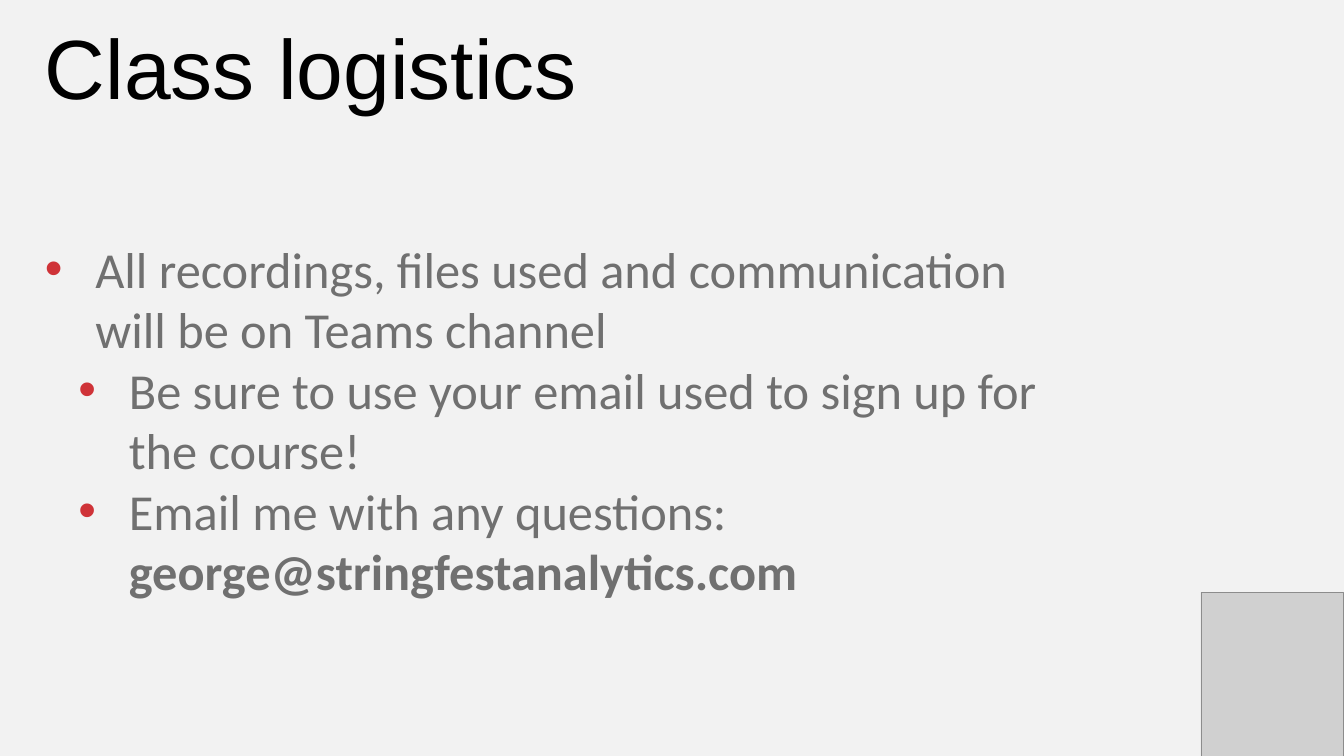
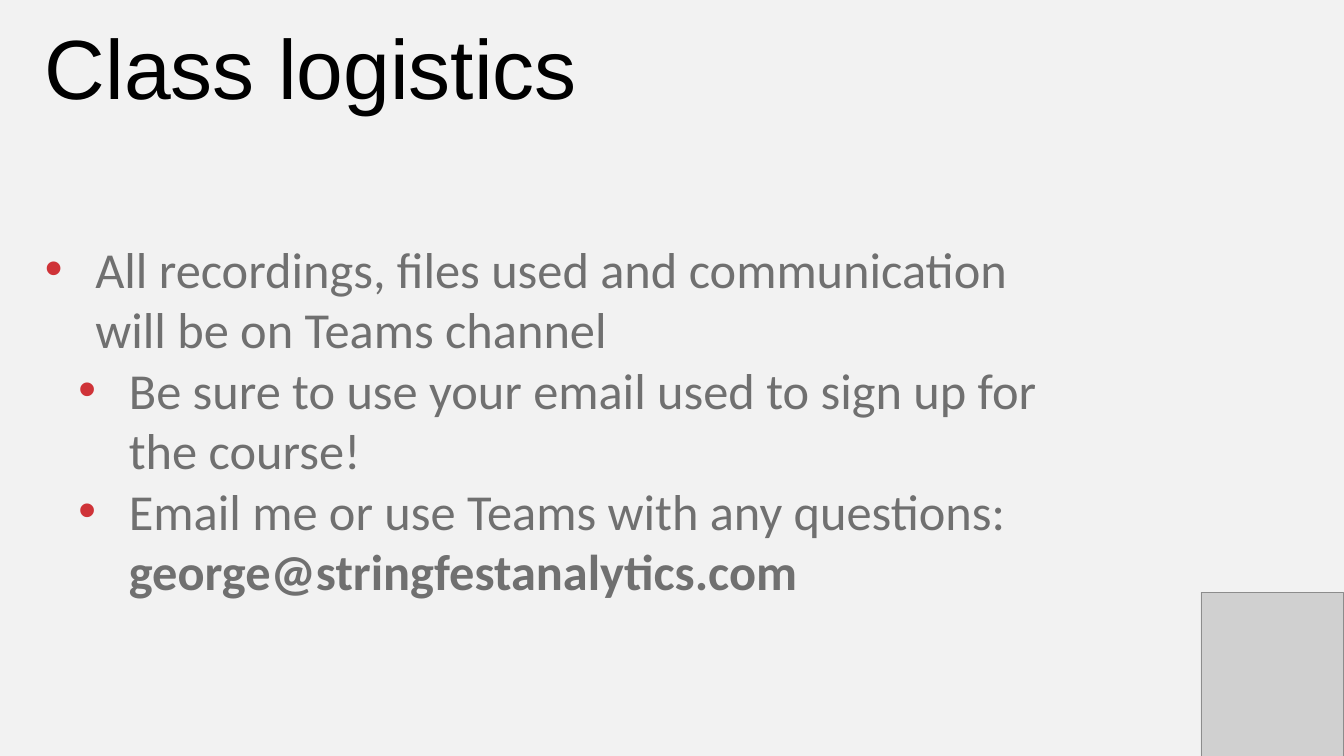
Before and after one commit to stringfestdata/ai-for-excel-in-a-week, a slide deck: slide 4 of day-1-power-bi-dataverse/day-1-power-bi-dataverse.pptx. Drawn at 1344x756 pixels with LibreOffice and Linux fonts; fonts in the diff are those of the drawing; grey boxes stand for pictures. Boxes give left, top, right and bottom in pixels: in the first picture for what was removed or moved away, otherwise in the second. Text is boxed around its words. In the diff, an @@ line names an element or a change of style, - is before the commit and + after.

```diff
--- a/day-1-power-bi-dataverse/day-1-power-bi-dataverse.pptx
+++ b/day-1-power-bi-dataverse/day-1-power-bi-dataverse.pptx
@@ text at box(129, 495, 1005, 599): text changed; bold off @@
-  • Email me with any questions: george@stringfestanalytics.com
+  • Email me or use Teams with any questions: george@stringfestanalytics.com
```
Also in this commit, not shown: 2 other slides changed, 7 other files.
